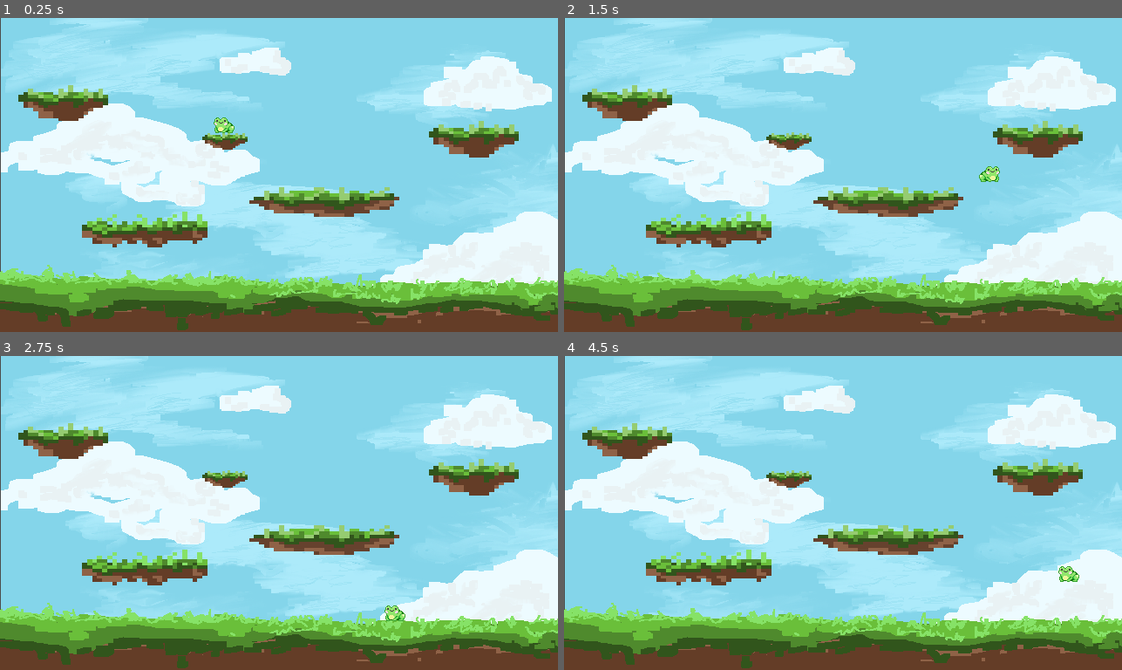
Above: before the commit, frames 1-4 (two rows, left to right).
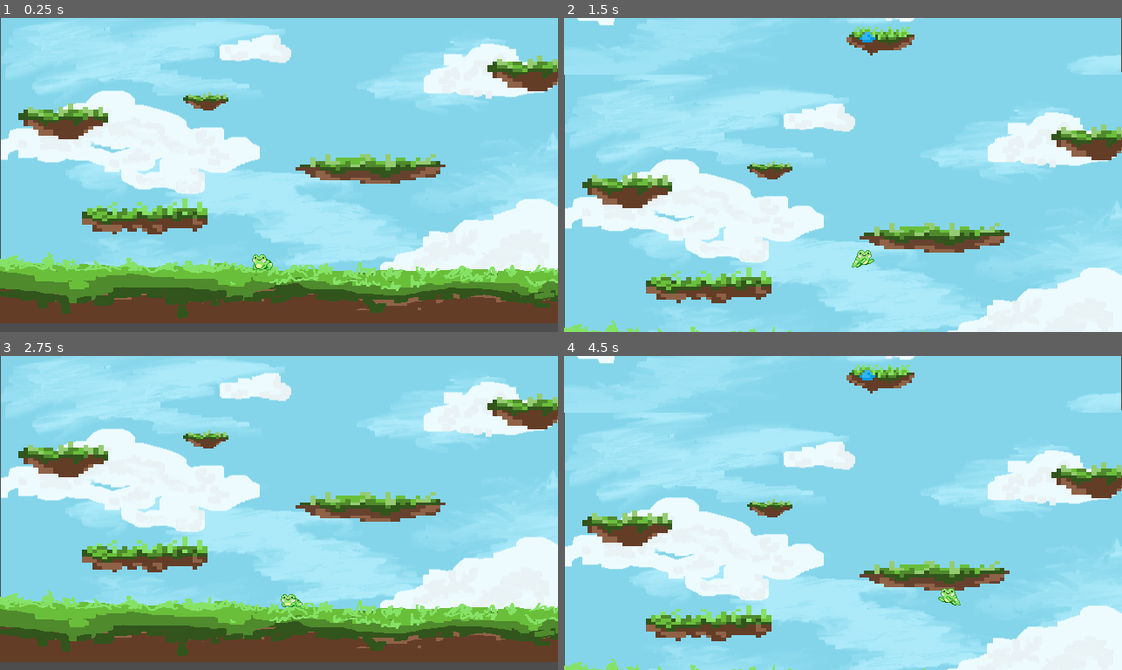
Above: after the commit, the same moments.

Repository: salmoneeella/stewartvsstuart
Game: Godot game, scene res://scenes/main.tscn
Two runs of this game, one before a commit and one after it. Both use one fixed random seed, a clock stepped at 60 frames per second and the inputs below.
Inputs:
- Up to frame 1 (0.25 s): no input
- Up to frame 2 (1.5 s): hold Space (jump) 0.53-1.28 s; hold D (right) from 0.53 s (still down); tap Space (jump) at 1.35 s
- Up to frame 3 (2.75 s): tap Space (jump) at 1.52, 1.82 s; release D (right) at 2.03 s; hold A (left) from 2.03 s (still down); hold Space (jump) from 2.03 s (still down)
- Up to frame 4 (4.5 s): release A (left) at 2.78 s; release Space (jump) at 2.78 s; hold D (right) 2.78-4.28 s; tap Space (jump) at 2.85, 3.02, 3.32, 4.35 s; hold Space (jump) 3.53-4.28 s; hold A (left) from 4.28 s (still down)

The runs differ from the first frame. In frame 1, 41% of the frame differs, in the area x 0-100%, y 0-100%; in frame 2, 60%; in frame 3, 40%; in frame 4, 59%.

Commit message:
extended background, jump king chargeup, vertical camera movement, changed islands, working animations

Diff:
--- a/assets/images/player/player.gd
+++ b/assets/images/player/player.gd
@@ -1,35 +1,55 @@
 extends CharacterBody2D
+
 @onready var animated_sprite_2d: AnimatedSprite2D = $AnimatedSprite2D
 
-const SPEED = 250.0
-const JUMP_VELOCITY = -400.0
+const SPEED = 200.0
+const MIN_JUMP_VELOCITY = -400.0
+const MAX_JUMP_VELOCITY = -650.0
+const MAX_CHARGE_TIME = 0.8
 
+var current_charge: float = 0.0
+var is_charging: bool = false
 
 func _physics_process(delta: float) -> void:
+	if not is_on_floor():
+		velocity += get_gravity() * delta
+		is_charging = false
+		current_charge = 0.0
+		animated_sprite_2d.scale = Vector2.ONE
+	else:
+		if Input.is_action_pressed("jump"):
+			is_charging = true
+			current_charge = min(current_charge + delta, MAX_CHARGE_TIME)
+			#charge up
+			var charge_ratio := current_charge / MAX_CHARGE_TIME
+			animated_sprite_2d.scale = Vector2(1.0 + (0.3 * charge_ratio), 1.0 - (0.3 * charge_ratio))
 
-	if velocity.x > 1 or velocity.x <-1:
+		elif is_charging and Input.is_action_just_released("jump"):
+			var charge_ratio := current_charge / MAX_CHARGE_TIME
+			velocity.y = lerp(MIN_JUMP_VELOCITY, MAX_JUMP_VELOCITY, charge_ratio)
+
+			is_charging = false
+			current_charge = 0.0
+			animated_sprite_2d.scale = Vector2.ONE
+#regular movement
+	var direction := Input.get_axis("left", "right")
+	if is_charging:
+		velocity.x = move_toward(velocity.x, 0, SPEED)
+	elif direction:
+		velocity.x = direction * SPEED
+	else:
+		velocity.x = move_toward(velocity.x, 0, SPEED)
+
+	move_and_slide()
+#animations
+	if not is_on_floor():
+		animated_sprite_2d.animation = "jumping"
+	elif velocity.x > 1 or velocity.x < -1:
 		animated_sprite_2d.animation = "running"
 	else:
 		animated_sprite_2d.animation = "idle"
-	# Add the gravity.
-	if not is_on_floor():
-		velocity += get_gravity() * delta
-		animated_sprite_2d.animation = "jumping"
 
-	# Handle jump.
-	if Input.is_action_just_pressed("jump") and is_on_floor():
-		velocity.y = JUMP_VELOCITY
-
-	# Get the input direction and handle the movement/deceleration.
-	# As good practice, you should replace UI actions with custom gameplay actions.
-	var direction := Input.get_axis("left", "right")
-	if direction:
-		velocity.x = direction * SPEED
-	else:          velocity.x = move_toward(velocity.x, 0, SPEED)
-
-	move_and_slide()
-
-	if direction == -1.0:
+	if direction < 0:
 		animated_sprite_2d.flip_h = false
-	elif direction == 1.0:
+	elif direction > 0:
 		animated_sprite_2d.flip_h = true
--- a/scenes/main.tscn
+++ b/scenes/main.tscn
@@ -10,9 +10,12 @@
 [ext_resource type="Texture2D" uid="uid://chksvfms83wyj" path="res://assets/images/player/spritesheet.png" id="4_tipki"]
 [ext_resource type="Texture2D" uid="uid://b2r7qllotv2vy" path="res://assets/images/player/Running.png" id="5_85g3d"]
 [ext_resource type="Texture2D" uid="uid://bou6t74wuouqe" path="res://assets/images/player/Walking.png" id="6_choun"]
+[ext_resource type="Texture2D" uid="uid://cc7e6j2go3xpy" path="res://Sky.png" id="11_ya4ey"]
+[ext_resource type="Texture2D" uid="uid://c0cna1qyktdaa" path="res://Clouds.png" id="12_eb6dy"]
+[ext_resource type="Texture2D" uid="uid://bg444l5bbys7p" path="res://WaterPlatform.png" id="13_trceg"]
 
 [sub_resource type="RectangleShape2D" id="RectangleShape2D_droj2"]
-size = Vector2(53, 10.5)
+size = Vector2(51, 6.25)
 
 [sub_resource type="RectangleShape2D" id="RectangleShape2D_choun"]
 size = Vector2(48.5, 12)
@@ -30,7 +33,7 @@
 size = Vector2(379, 48.5)
 
 [sub_resource type="RectangleShape2D" id="RectangleShape2D_dlnla"]
-size = Vector2(15, 326.5)
+size = Vector2(18.5, 1031.5313)
 
 [sub_resource type="AtlasTexture" id="AtlasTexture_cerim"]
 atlas = ExtResource("3_o6xl0")
@@ -205,6 +208,19 @@
 [sub_resource type="RectangleShape2D" id="RectangleShape2D_u7nbw"]
 size = Vector2(24, 20)
 
+[sub_resource type="GDScript" id="GDScript_choun"]
+script/source = "extends Camera2D
+@export var target: Node2D
+@export var locked_x_position: float = 0.0
+
+func _process(_delta: float) -> void:
+	if target:
+		global_position = Vector2(320, target.global_position.y)
+"
+
+[sub_resource type="RectangleShape2D" id="RectangleShape2D_2bfvo"]
+size = Vector2(77, 10)
+
 [node name="Main" type="Node2D" unique_id=661553821]
 
 [node name="UntitledArtwork" type="Sprite2D" parent="." unique_id=1350808406]
@@ -212,8 +228,49 @@
 texture = ExtResource("1_o6xl0")
 metadata/_edit_lock_ = true
 
+[node name="StaticBody2D2" type="StaticBody2D" parent="." unique_id=1053165674]
+
+[node name="Sky2" type="Sprite2D" parent="StaticBody2D2" unique_id=1016436767]
+position = Vector2(319, -535)
+texture = ExtResource("11_ya4ey")
+metadata/_edit_lock_ = true
+
+[node name="Sky" type="Sprite2D" parent="StaticBody2D2" unique_id=300735797]
+position = Vector2(319, -179)
+texture = ExtResource("11_ya4ey")
+metadata/_edit_lock_ = true
+
+[node name="Sky3" type="Sprite2D" parent="StaticBody2D2" unique_id=435032232]
+position = Vector2(319, -887)
+texture = ExtResource("11_ya4ey")
+metadata/_edit_lock_ = true
+
+[node name="Sky4" type="Sprite2D" parent="StaticBody2D2" unique_id=1835536994]
+position = Vector2(319, -1246)
+texture = ExtResource("11_ya4ey")
+metadata/_edit_lock_ = true
+
+[node name="Clouds" type="Sprite2D" parent="StaticBody2D2" unique_id=2028586102]
+position = Vector2(568, -634)
+texture = ExtResource("12_eb6dy")
+
+[node name="Clouds2" type="Sprite2D" parent="StaticBody2D2" unique_id=685110973]
+position = Vector2(239, -227)
+texture = ExtResource("12_eb6dy")
+flip_h = true
+
+[node name="Clouds3" type="Sprite2D" parent="StaticBody2D2" unique_id=431864722]
+position = Vector2(-8, -859)
+texture = ExtResource("12_eb6dy")
+flip_h = true
+
+[node name="Clouds4" type="Sprite2D" parent="StaticBody2D2" unique_id=690091374]
+position = Vector2(314, -1254)
+texture = ExtResource("12_eb6dy")
+flip_h = true
+
 [node name="StaticBody2D" type="StaticBody2D" parent="." unique_id=471693933]
-position = Vector2(265, 140)
+position = Vector2(243, 109)
 
 [node name="Sprite2D" type="Sprite2D" parent="StaticBody2D" unique_id=2104153104]
 texture_filter = 1
@@ -222,11 +279,11 @@
 texture = ExtResource("2_0wfyh")
 
 [node name="CollisionShape2D" type="CollisionShape2D" parent="StaticBody2D" unique_id=828465449]
-position = Vector2(-6.5, -1.25)
+position = Vector2(-5.5, -1.125)
 shape = SubResource("RectangleShape2D_droj2")
 
 [node name="StaticBody2D3" type="StaticBody2D" parent="." unique_id=1637158177]
-position = Vector2(463, 158)
+position = Vector2(530, 97)
 scale = Vector2(2, 2)
 
 [node name="Sprite2D" type="Sprite2D" parent="StaticBody2D3" unique_id=937122385]
@@ -240,7 +297,7 @@
 shape = SubResource("RectangleShape2D_choun")
 
 [node name="StaticBody2D4" type="StaticBody2D" parent="." unique_id=2063799701]
-position = Vector2(86, 96)
+position = Vector2(86, 131)
 scale = Vector2(2, 2)
 
 [node name="Sprite2D" type="Sprite2D" parent="StaticBody2D4" unique_id=1555925424]
@@ -269,7 +326,7 @@
 shape = SubResource("RectangleShape2D_ya4ey")
 
 [node name="StaticBody2D7" type="StaticBody2D" parent="." unique_id=831001076]
-position = Vector2(374, 206)
+position = Vector2(427, 183)
 scale = Vector2(2, 2)
 
 [node name="Sprite2D" type="Sprite2D" parent="StaticBody2D7" unique_id=1335263834]
@@ -298,17 +355,17 @@
 shape = SubResource("RectangleShape2D_pgjak")
 
 [node name="CollisionShape2D3" type="CollisionShape2D" parent="StaticBody2D5" unique_id=79891414]
-position = Vector2(284.5, -30.5)
+position = Vector2(287, -358.5)
 shape = SubResource("RectangleShape2D_dlnla")
 one_way_collision_margin = 0.0
 one_way_collision_direction = Vector2(-0.9977896, 0.06645279)
 
 [node name="CollisionShape2D" type="CollisionShape2D" parent="StaticBody2D5" unique_id=1810370928]
-position = Vector2(-51, -33.75)
+position = Vector2(-52, -363.76563)
 shape = SubResource("RectangleShape2D_dlnla")
 
 [node name="Player" type="CharacterBody2D" parent="." unique_id=26809903]
-position = Vector2(-118, -89)
+position = Vector2(-74, 68)
 script = ExtResource("2_tefeu")
 
 [node name="AnimatedSprite2D" type="AnimatedSprite2D" parent="Player" unique_id=1926234497]
@@ -323,3 +380,21 @@
 position = Vector2(375, 200)
 shape = SubResource("RectangleShape2D_u7nbw")
 metadata/_edit_lock_ = true
+
+[node name="Camera2D" type="Camera2D" parent="." unique_id=457837943 node_paths=PackedStringArray("target")]
+position = Vector2(323, 175)
+offset = Vector2(0, 100)
+script = SubResource("GDScript_choun")
+target = NodePath("../Player")
+
+[node name="StaticBody2D8" type="StaticBody2D" parent="." unique_id=1253075173]
+
+[node name="CollisionShape2D" type="CollisionShape2D" parent="StaticBody2D8" unique_id=638746974]
+position = Vector2(362.5, -41)
+shape = SubResource("RectangleShape2D_2bfvo")
+
+[node name="WaterPlatform" type="Sprite2D" parent="StaticBody2D8" unique_id=1377623432]
+texture_filter = 1
+position = Vector2(363.00003, -39)
+scale = Vector2(3, 3)
+texture = ExtResource("13_trceg")
Binary file added: Clouds.png
Not shown, added: Clouds.png.import
Binary file added: Sky.png
Not shown, added: Sky.png.import
Binary file added: WaterPlatform.png
Not shown, added: WaterPlatform.png.import
